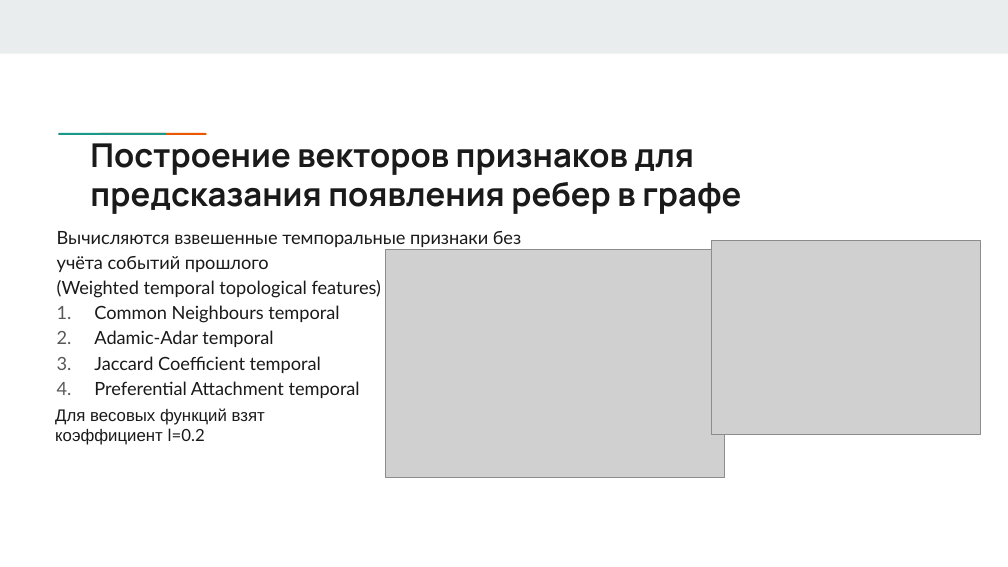
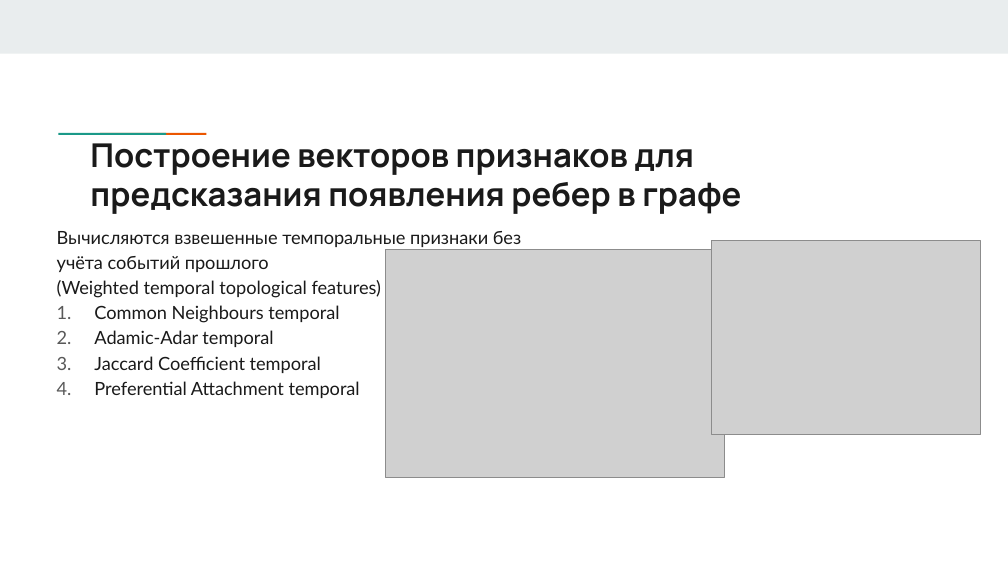
Before and after one commit to answerIII/GraphTheory2022-2023, a slide deck: slide 17 of notes/Team17.pptx. Drawn at 1008x567 pixels with LibreOffice and Linux fonts; fonts in the diff are those of the drawing; grey boxes stand for pictures. Boxes give left, top, right and bottom in pixels: in the first picture for what was removed or moved away, otherwise in the second. Text is boxed around its words. In the diff, an @@ line names an element or a change of style, - is before the commit and + after.

```diff
--- a/notes/Team17.pptx
+++ b/notes/Team17.pptx
@@ text removed at [55, 408, 265, 445] @@
-Для весовых функций взят коэффициент l=0.2
```
Also in this commit, not shown: 2 other slides changed, 1 slide added, 3 other files.
